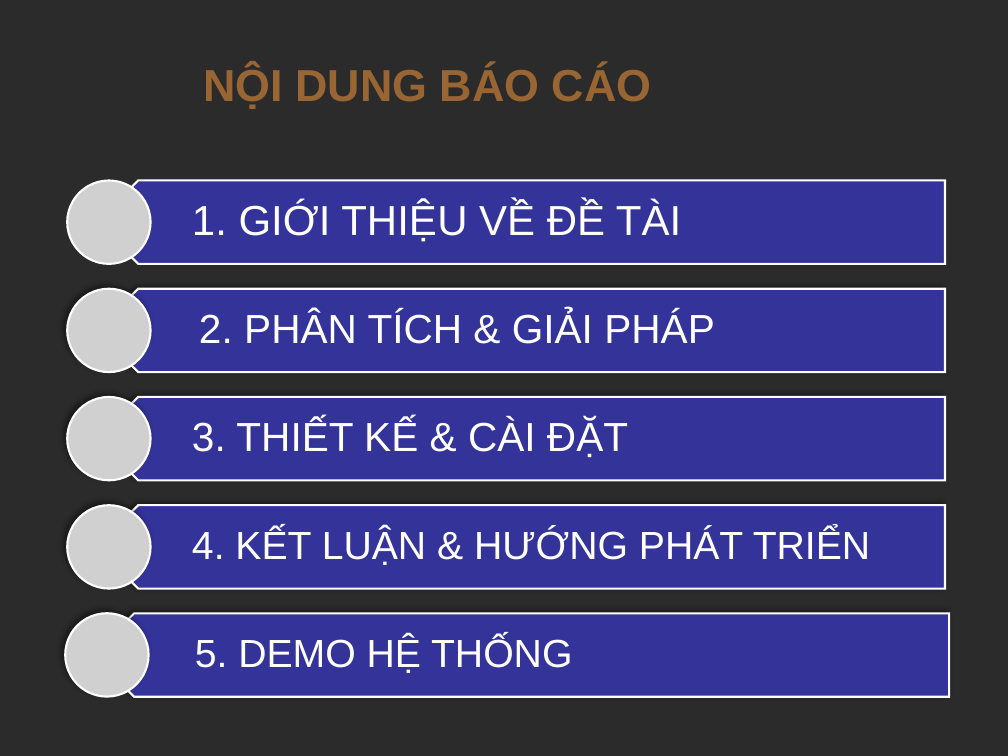
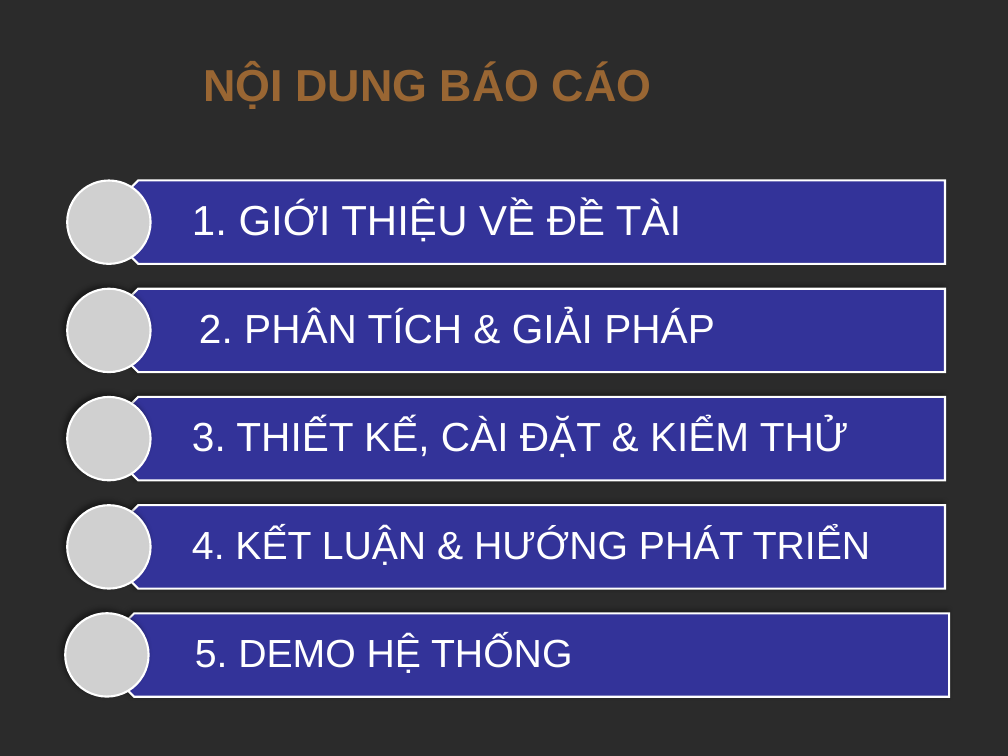
Before and after one commit to nhgiang196/luanvan, a slide deck: slide 2 of maubaocaolv.pptx. Drawn at 1008x756 pixels with LibreOffice and Linux fonts; fonts in the diff are those of the drawing; grey boxes stand for pictures; background and template pictures are left out; a plain dark background stands for a picture behind light text. Boxes give left, top, right and bottom in pixels: in the first picture for what was removed or moved away, otherwise in the second. Text is boxed around its words. In the diff, an @@ line names an element or a change of style, - is before the commit and + after.

```diff
--- a/maubaocaolv.pptx
+++ b/maubaocaolv.pptx
@@ text at <box>192,419,849,457</box>: text changed @@
-3. THIẾT KẾ & CÀI ĐẶT
+3. THIẾT KẾ, CÀI ĐẶT & KIỂM THỬ
```
Also in this commit, not shown: 11 other slides changed, 2 slides removed, 1 other file.
